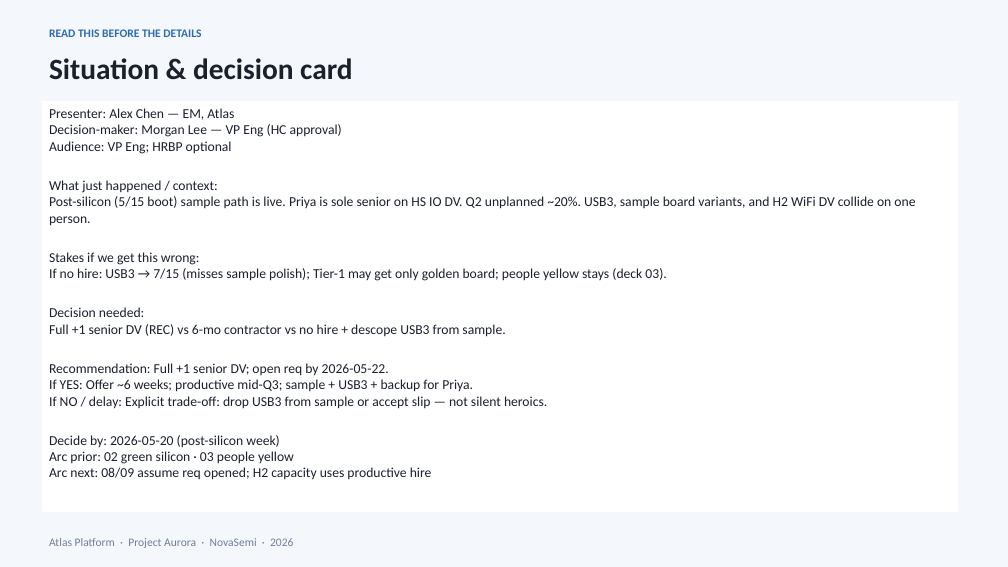
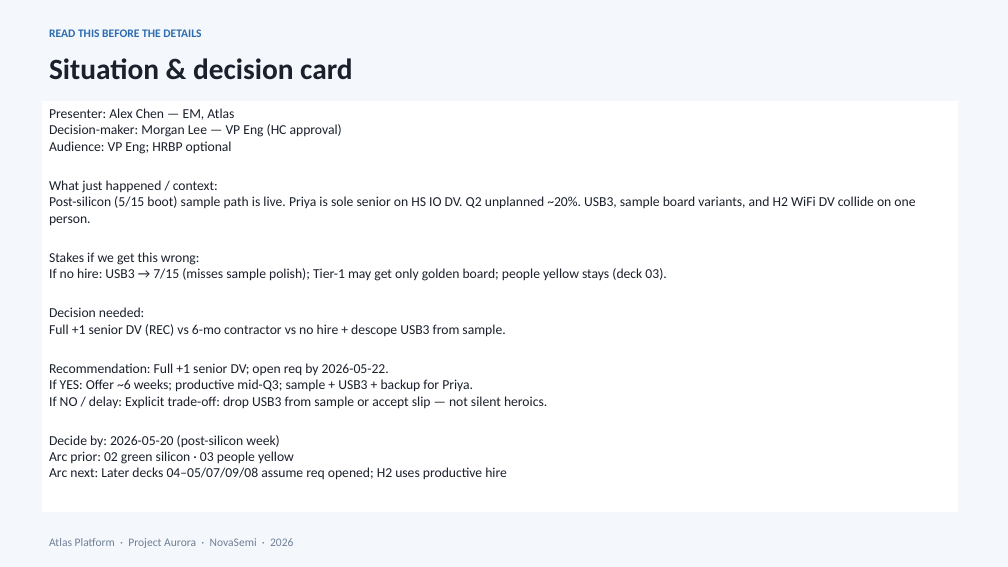
Before and after one commit to peter0749/MindsetMD, a slide deck: slide 3 of skills/presentations/assets/pptx/examples/06-resource-request.pptx. Drawn at 1008x567 pixels with LibreOffice and Linux fonts; fonts in the diff are those of the drawing. Boxes give left, top, right and bottom in pixels: in the first picture for what was removed or moved away, otherwise in the second. Text is boxed around its words. In the diff, an @@ line names an element or a change of style, - is before the commit and + after.

```diff
--- a/skills/presentations/assets/pptx/examples/06-resource-request.pptx
+++ b/skills/presentations/assets/pptx/examples/06-resource-request.pptx
@@ text in rectangle at bbox=[49, 467, 507, 480]: text changed @@
-Arc next: 08/09 assume req opened; H2 capacity uses productive hire
+Arc next: Later decks 04–05/07/09/08 assume req opened; H2 uses productive hire
```
Also in this commit, not shown: 10 other files.
